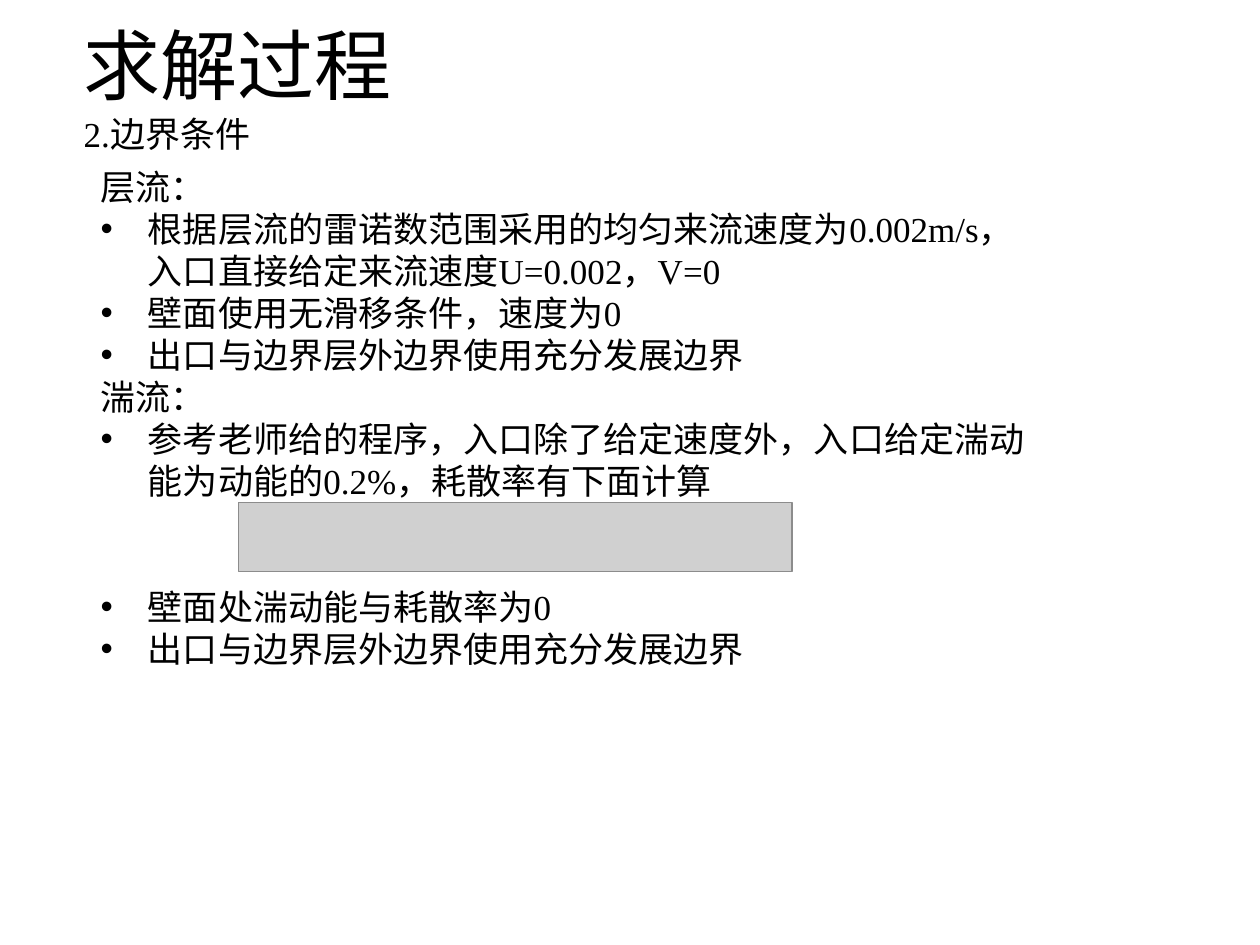
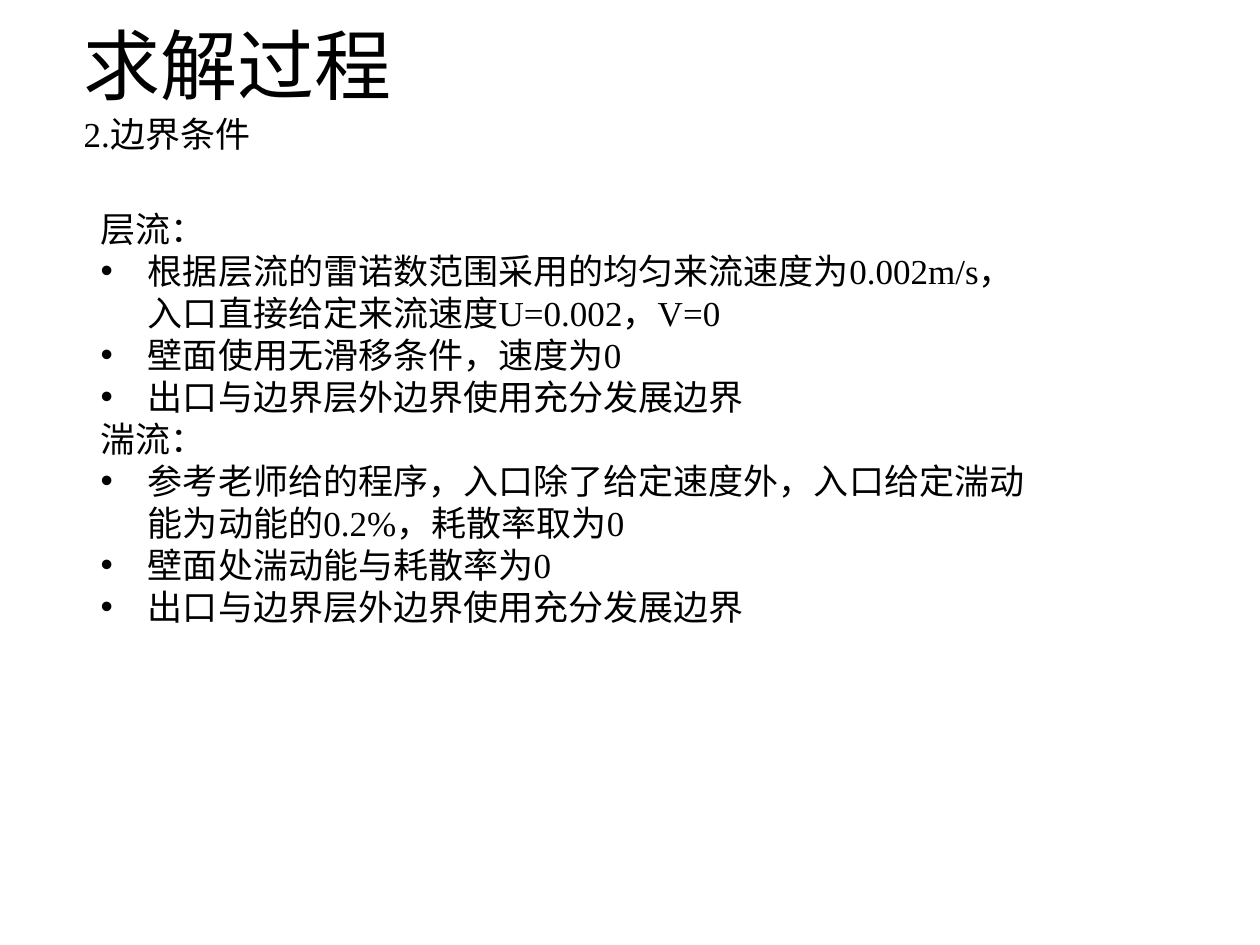
Before and after one commit to hohiroki/homework, a slide deck: slide 10 of NO1/NO1.pptx. Drawn at 1260x945 pixels with LibreOffice and Linux fonts; fonts in the diff are those of the drawing; grey boxes stand for pictures. Boxes give left, top, right and bottom in pixels: in the first picture for what was removed or moved away, otherwise in the second. Text is boxed around its words. In the diff, an @@ line names an element or a change of style, - is before the commit and + after.

```diff
--- a/NO1/NO1.pptx
+++ b/NO1/NO1.pptx
@@ text "层流：": place and size @@
-text "层流：" at bbox=[101, 170, 1024, 665]
+text "层流：" at bbox=[101, 212, 1024, 623]
@@ text at bbox=[148, 464, 1024, 540]: text changed @@
-• 参考老师给的程序，入口除了给定速度外，入口给定湍动能为动能的0.2%，耗散率有下面计算
+• 参考老师给的程序，入口除了给定速度外，入口给定湍动能为动能的0.2%，耗散率取为0
@@ picture removed at bbox=[239, 503, 793, 572] @@
```
Also in this commit, not shown: 6 other slides changed, 15 other files.
